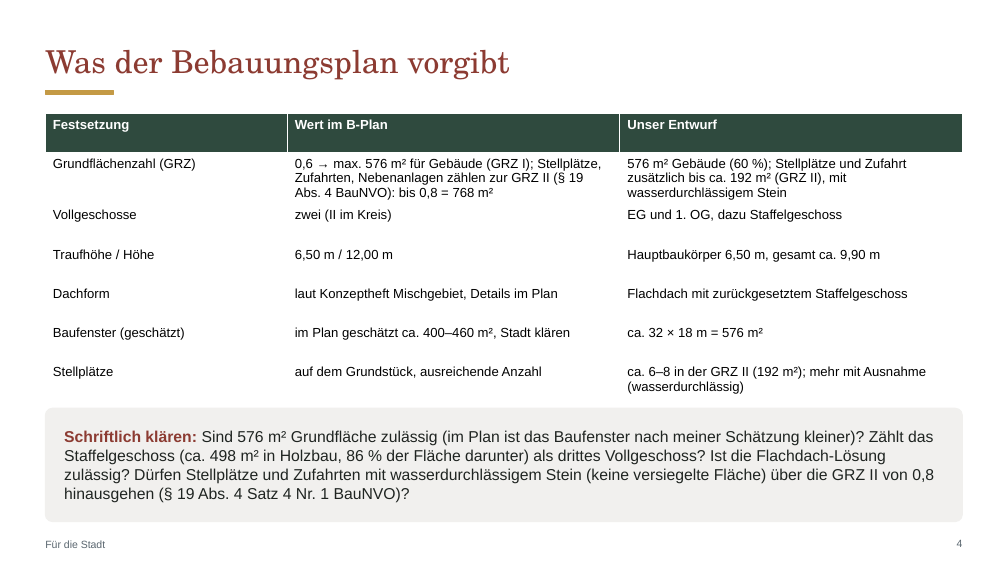
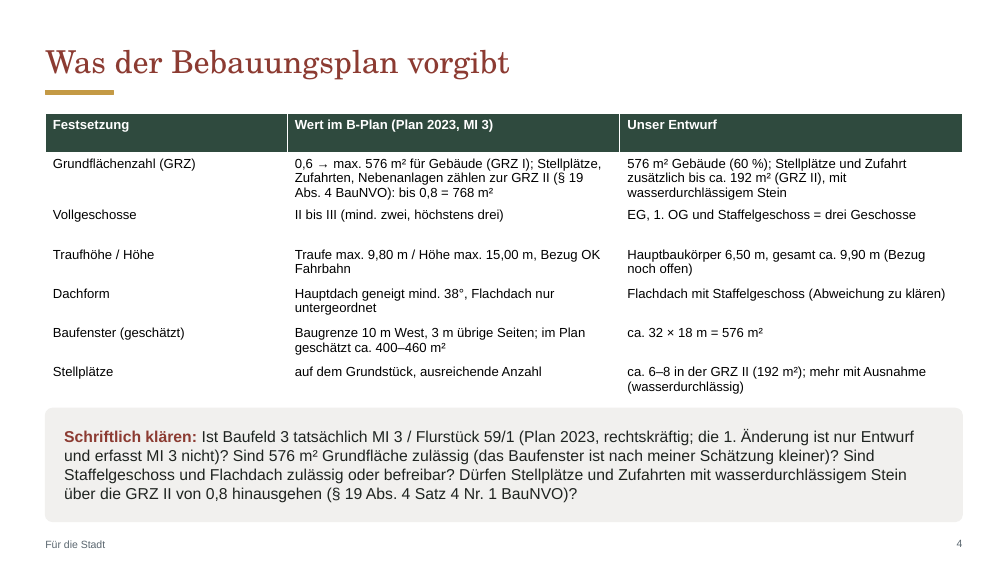
Before and after one commit to CartoonUsername/bau-projekt, a slide deck: slide 4 of praesentation/werlte_master/plan_8WE/Neue-Mitte-Werlte_Baufeld3_8-Wohnungen_Grosse-Gastro-EG_Rev-GRZ-II.pptx. Drawn at 1008x567 pixels with LibreOffice and Linux fonts; fonts in the diff are those of the drawing. Boxes give left, top, right and bottom in pixels: in the first picture for what was removed or moved away, otherwise in the second. Text is boxed around its words. In the diff, an @@ line names an element or a change of style, - is before the commit and + after.

```diff
--- a/praesentation/werlte_master/plan_8WE/Neue-Mitte-Werlte_Baufeld3_8-Wohnungen_Grosse-Gastro-EG_Rev-GRZ-II.pptx
+++ b/praesentation/werlte_master/plan_8WE/Neue-Mitte-Werlte_Baufeld3_8-Wohnungen_Grosse-Gastro-EG_Rev-GRZ-II.pptx
@@ table at (45, 113, 963, 398) @@
-row 1, column 2: Wert im B-Plan
+row 1, column 2: Wert im B-Plan (Plan 2023, MI 3)
-row 3, column 2: zwei (II im Kreis)
+row 3, column 2: II bis III (mind. zwei, höchstens drei)
-row 3, column 3: EG und 1. OG, dazu Staffelgeschoss
+row 3, column 3: EG, 1. OG und Staffelgeschoss = drei Geschosse
-row 4, column 2: 6,50 m / 12,00 m
+row 4, column 2: Traufe max. 9,80 m / Höhe max. 15,00 m, Bezug OK Fahrbahn
-row 4, column 3: Hauptbaukörper 6,50 m, gesamt ca. 9,90 m
+row 4, column 3: Hauptbaukörper 6,50 m, gesamt ca. 9,90 m (Bezug noch offen)
-row 5, column 2: laut Konzeptheft Mischgebiet, Details im Plan
+row 5, column 2: Hauptdach geneigt mind. 38°, Flachdach nur untergeordnet
-row 5, column 3: Flachdach mit zurückgesetztem Staffelgeschoss
+row 5, column 3: Flachdach mit Staffelgeschoss (Abweichung zu klären)
-row 6, column 2: im Plan geschätzt ca. 400–460 m², Stadt klären
+row 6, column 2: Baugrenze 10 m West, 3 m übrige Seiten; im Plan geschätzt ca. 400–460 m²
@@ text at (64, 430, 914, 503): text changed @@
-Schriftlich klären: Sind 576 m² Grundfläche zulässig (im Plan ist das Baufenster nach meiner Schätzung kleiner)? Zählt das Staffelgeschoss (ca. 498 m² in Holzbau, 86 % der Fläche darunter) als drittes Vollgeschoss? Ist die Flachdach-Lösung zulässig? Dürfen Stellplätze und Zufahrten mit wasserdurchlässigem Stein (keine versiegelte Fläche) über die GRZ II von 0,8 hinausgehen (§ 19 Abs. 4 Satz 4 Nr. 1 BauNVO)?
+Schriftlich klären: Ist Baufeld 3 tatsächlich MI 3 / Flurstück 59/1 (Plan 2023, rechtskräftig; die 1. Änderung ist nur Entwurf und erfasst MI 3 nicht)? Sind 576 m² Grundfläche zulässig (das Baufenster ist nach meiner Schätzung kleiner)? Sind Staffelgeschoss und Flachdach zulässig oder befreibar? Dürfen Stellplätze und Zufahrten mit wasserdurchlässigem Stein über die GRZ II von 0,8 hinausgehen (§ 19 Abs. 4 Satz 4 Nr. 1 BauNVO)?
```
Also in this commit, not shown: 1 other file.
